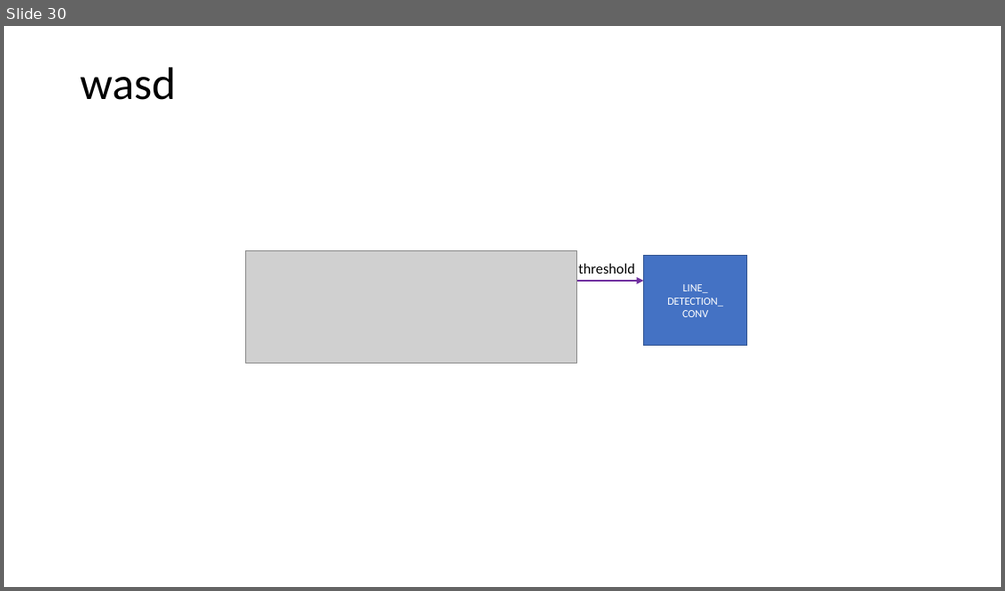
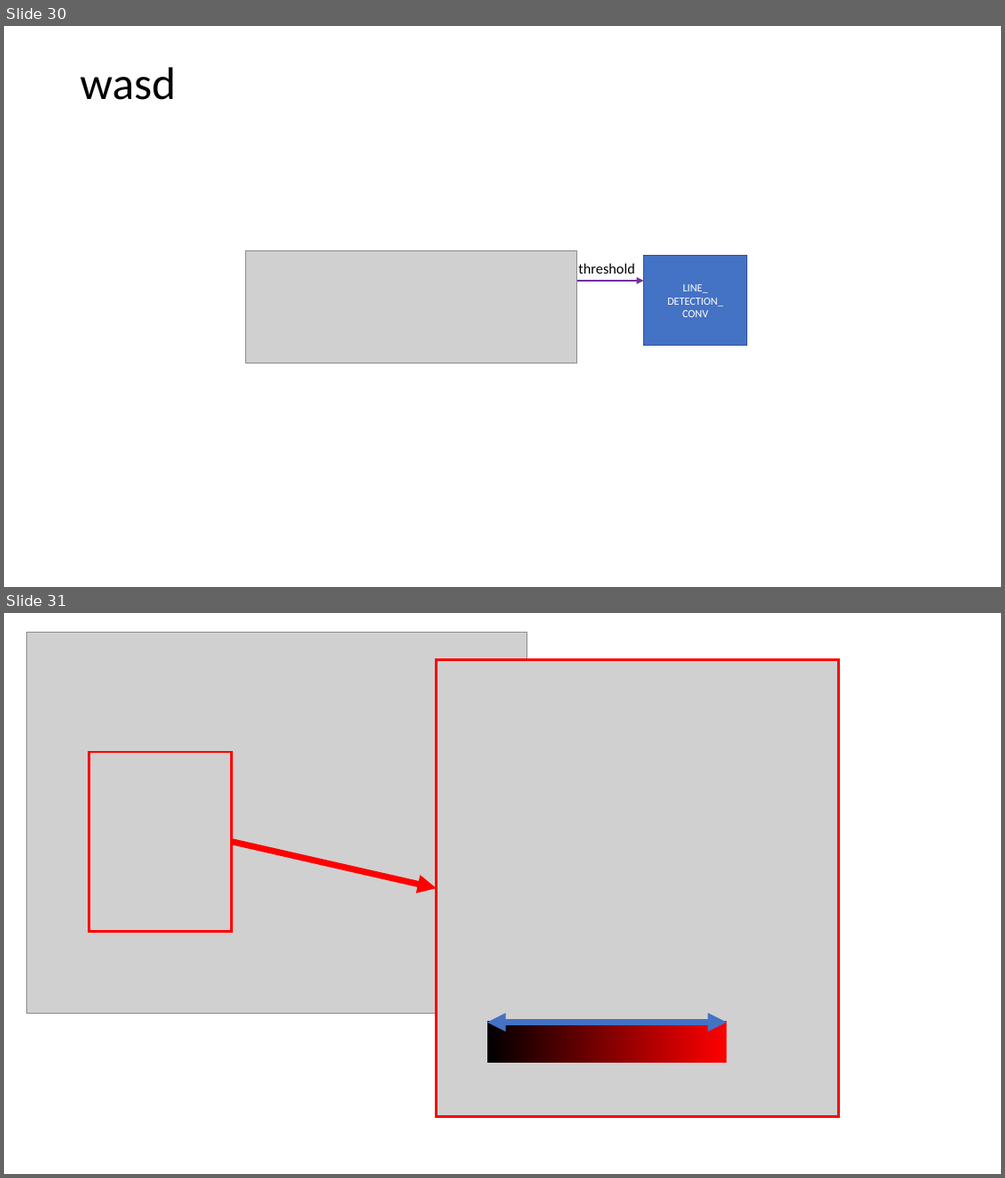
Before and after one commit to Chriss95De/Bachelors-Thesis-VHDL-Pattern-Detection, a slide deck: Dokumentation/Stand Oster/Grafiken.pptx. Shown one above the other, each under a label of ours: slide 30 before the commit, slides 30 and 31 after it. The pictures are 1005x591 and 1005x1178 pixels, drawn with LibreOffice and Linux fonts; fonts in the diff are those of the drawing; grey boxes stand for pictures. Boxes give left, top, right and bottom in pixels: in the first picture for what was removed or moved away, otherwise in the second. Text is boxed around its words. In the diff, an @@ line names an element or a change of style, - is before the commit and + after.

```diff
--- a/Dokumentation/Stand Oster/Grafiken.pptx
+++ b/Dokumentation/Stand Oster/Grafiken.pptx
@@ slide 31 added at <box>4,613,1001,1174</box>, background #FFFFFF @@
@@ picture added at <box>27,632,527,1013</box> @@
@@ picture added at <box>437,660,839,1116</box> @@
@@ rectangle added at <box>437,660,839,1116</box>, outline #FF0000 2.25 pt @@
@@ rectangle added at <box>89,752,231,931</box>, outline #FF0000 2.25 pt @@
@@ arrow added from (231, 842) to (437, 888), #FF0000 6 pt @@
@@ rectangle added at <box>487,1021,727,1062</box>, fill gradient #FF0000 to #000000 to #ABC0E4 to #C7D5ED @@
@@ double arrow added from (487, 1022) to (727, 1022), #4472C4 6 pt @@
```
Also in this commit, not shown: 3 other files.
